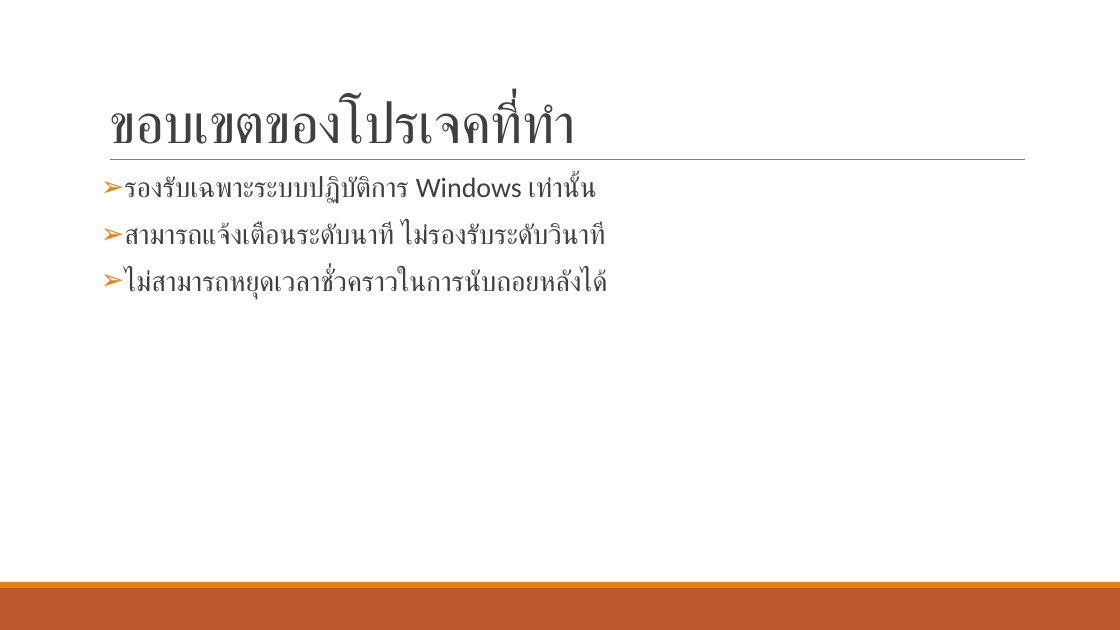
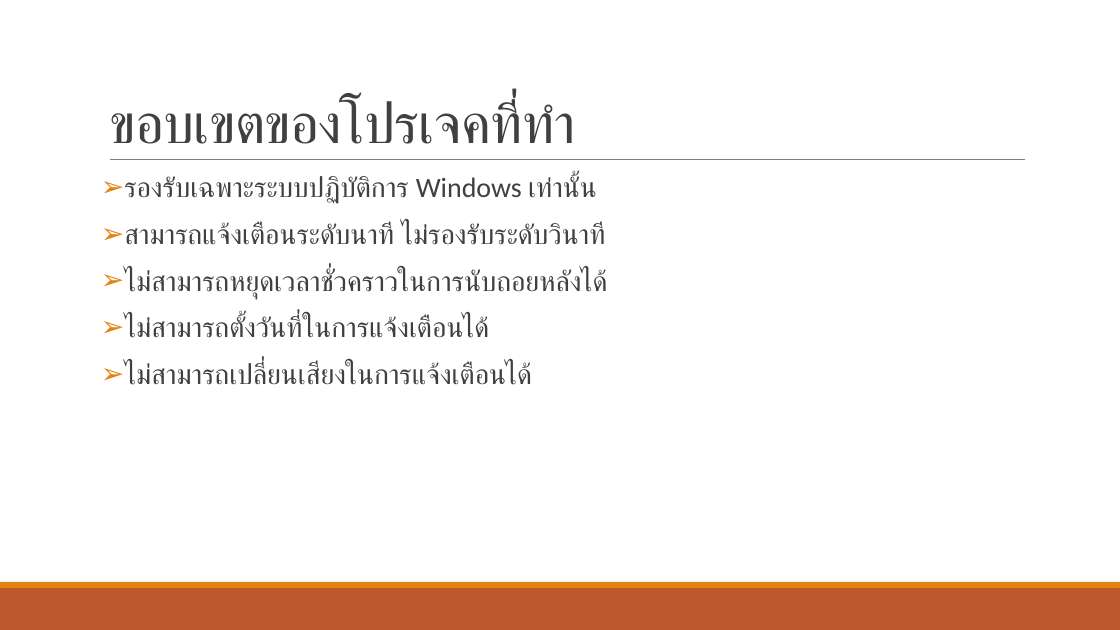
Before and after one commit to wannaphong/timenone, a slide deck: slide 3 of งานนำเสนอ.pptx. Drawn at 1120x630 pixels with LibreOffice and Linux fonts; fonts in the diff are those of the drawing. Boxes give left, top, right and bottom in pixels: in the first picture for what was removed or moved away, otherwise in the second. Text is boxed around its words. In the diff, an @@ line names an element or a change of style, - is before the commit and + after.

```diff
--- a/งานนำเสนอ.pptx
+++ b/งานนำเสนอ.pptx
@@ text at [124,315,532,385]: paragraphs added @@
+➢ ไม่สามารถตั้งวันที่ในการแจ้งเตือนได้
+➢ ไม่สามารถเปลี่ยนเสียงในการแจ้งเตือนได้
```
Also in this commit, not shown: 2 other slides changed.
